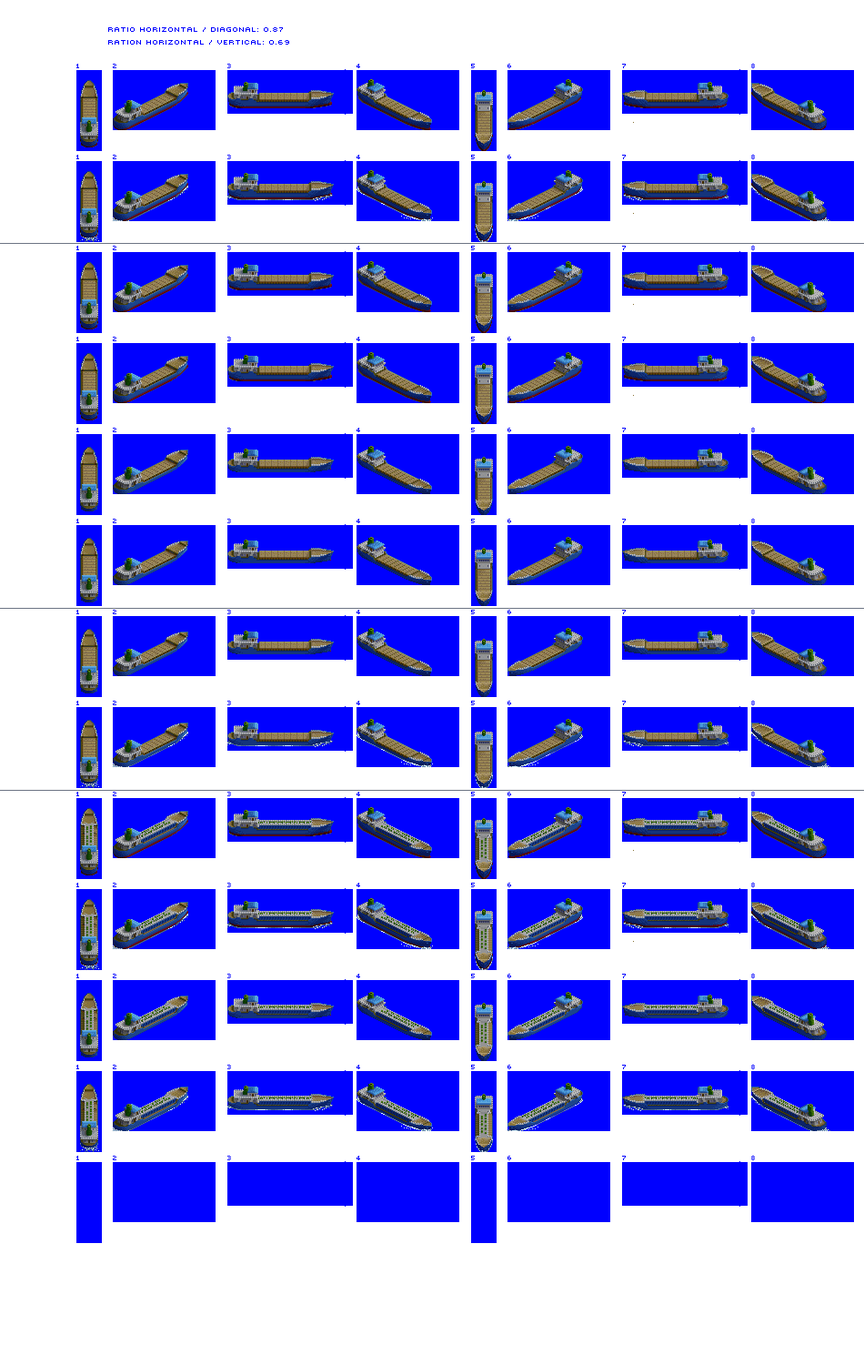
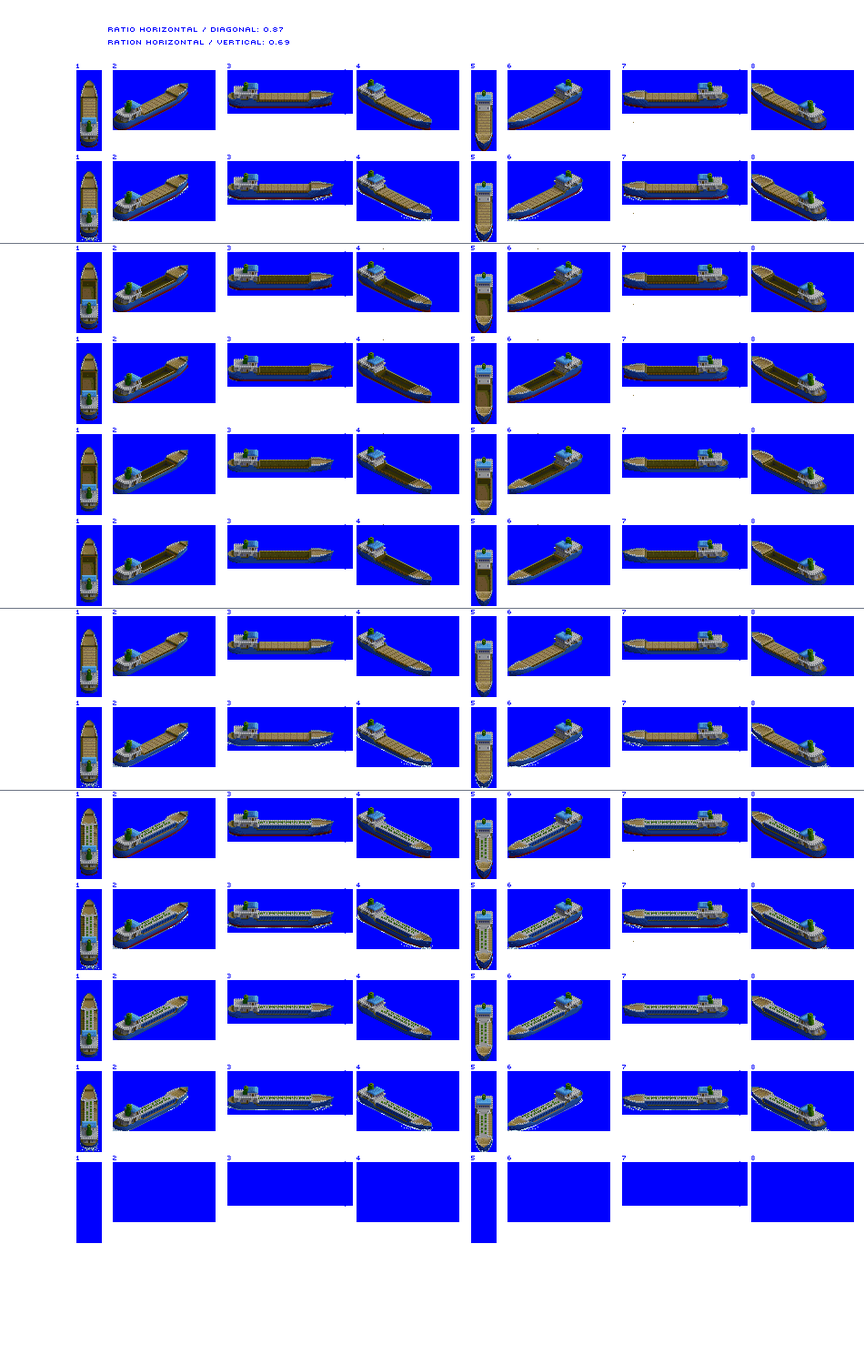
Comparing the layer stacks of the two 864x1365 images. Changes:
showed "Hold Overlay", painted on it over box(81, 248, 799, 592)
